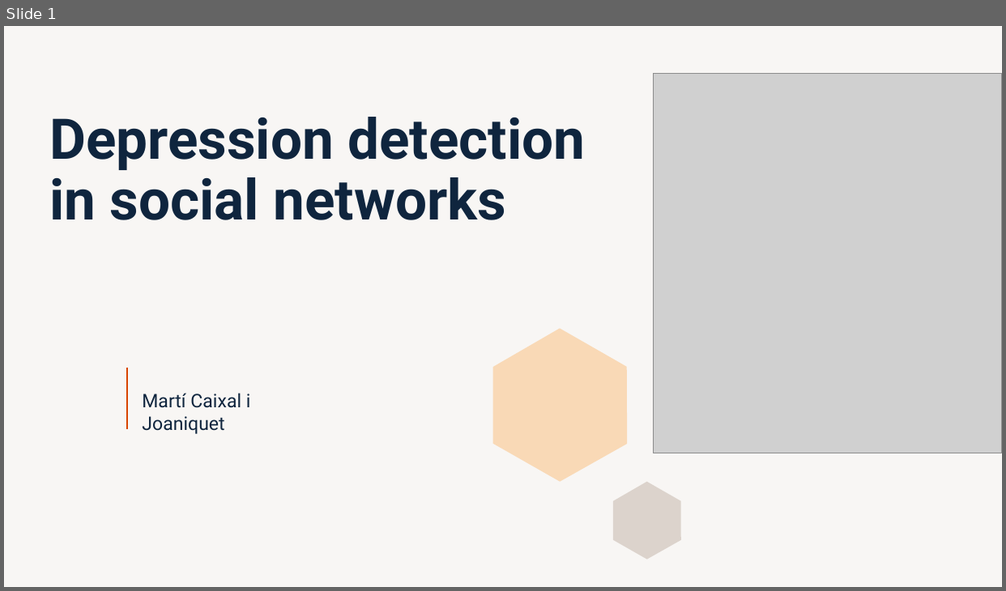
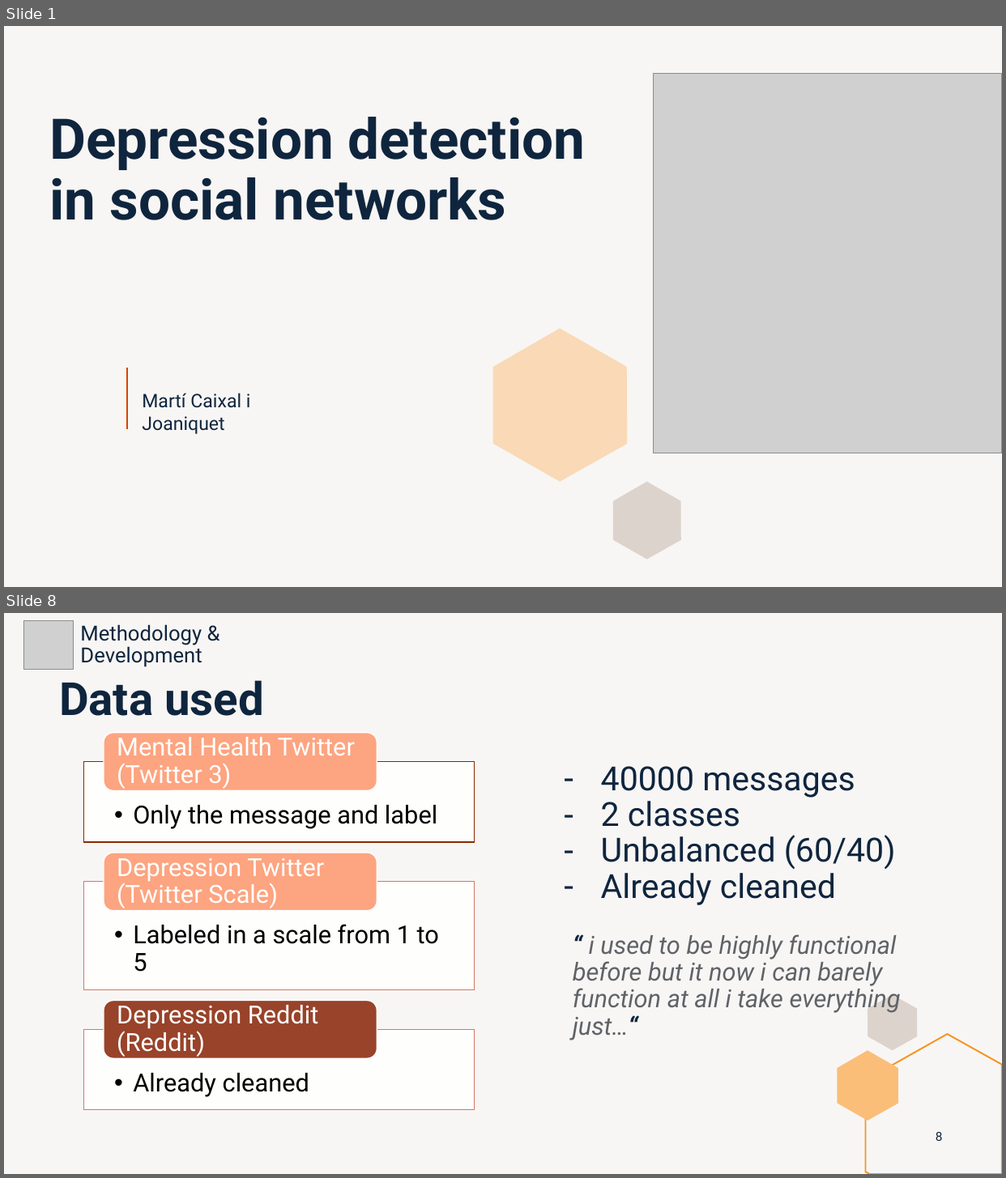
Before and after one commit to marti1999/TFG, a slide deck: informes/entrega final/presentation.pptx. Shown one above the other, each under a label of ours: slide 1 before the commit, slides 1 and 8 after it; the slides between them are not shown. The pictures are 1006x591 and 1006x1178 pixels, drawn with LibreOffice and Linux fonts; fonts in the diff are those of the drawing; grey boxes stand for pictures. Boxes give left, top, right and bottom in pixels: in the first picture for what was removed or moved away, otherwise in the second. Text is boxed around its words. In the diff, an @@ line names an element or a change of style, - is before the commit and + after.

```diff
--- a/informes/entrega final/presentation.pptx
+++ b/informes/entrega final/presentation.pptx
@@ slide 8 added at [4, 613, 1002, 1174], background #DCD3CC at 20% opacity @@
@@ picture added at [24, 620, 73, 670] @@
@@ text added at [80, 624, 202, 667], 20 pt, text #0F253E @@
+Methodology & Development
@@ title added at [59, 680, 264, 716], 44 pt, text #0F253E, bold @@
+Data used
@@ text added at [601, 766, 896, 905], 32 pt, text #0F253E @@
+– 40000 messages
+– 2 classes
+– Unbalanced (60/40)
+– Already cleaned
@@ text added at [573, 935, 901, 1040], 24 pt, text #5F6368, italic @@
+“ i used to be highly functional before but it now i can barely function at all i take everything just…“
@@ freeform shape added at [868, 995, 918, 1051], fill #DCD3CC @@
@@ group added at [84, 733, 475, 1110]: 6 texts, 3 rectangles, 3 rounded rectangles @@
+  • Only the message and label
+Mental Health Twitter (Twitter 3)
+  • Labeled in a scale from 1 to 5
+Depression Twitter (Twitter Scale)
+  • Already cleaned
+Depression Reddit (Reddit)
@@ freeform shape added at [866, 1034, 1002, 1174], outline #F79320 1.5 pt @@
@@ freeform shape added at [837, 1051, 898, 1122], fill #FABE79 @@
@@ page number added at [936, 1132, 943, 1141], 12 pt, text #0F253E @@
+8
```
Also in this commit, not shown: 14 slides changed, 10 other slides added, 11 slides removed, 1 other file.
